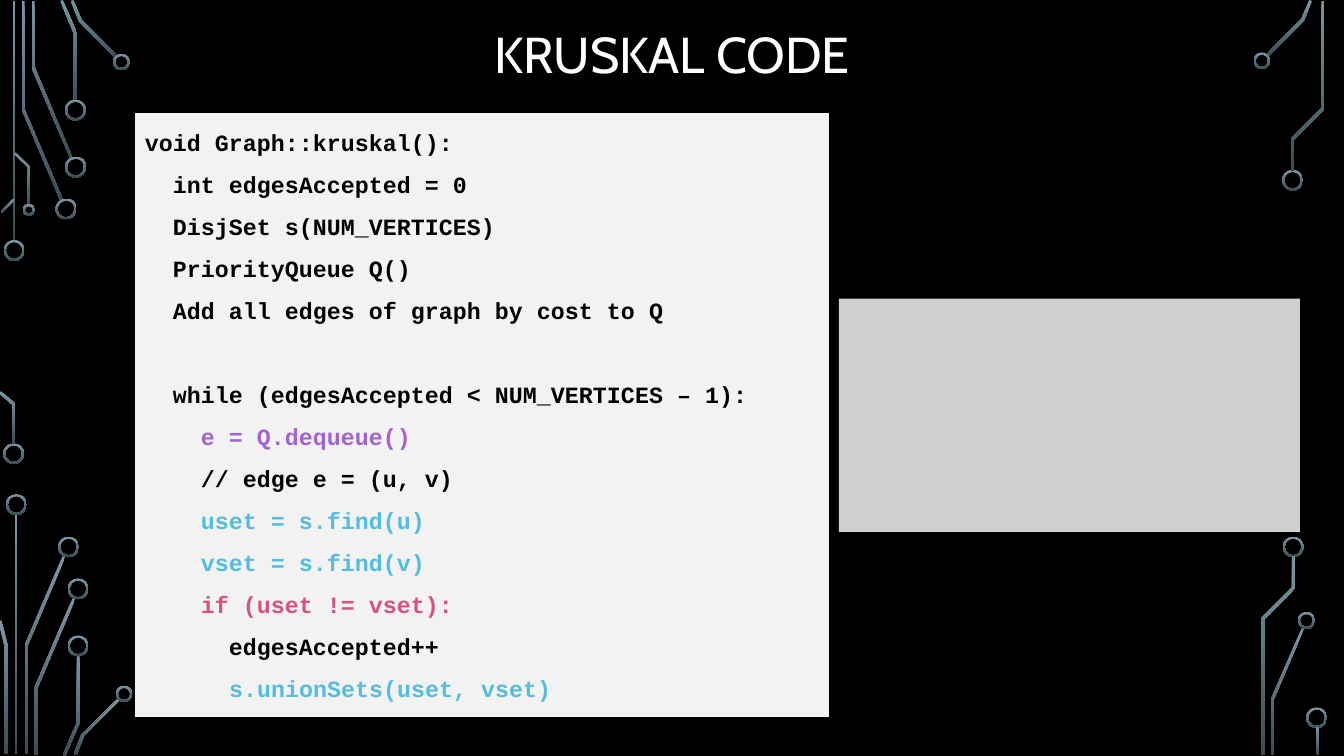
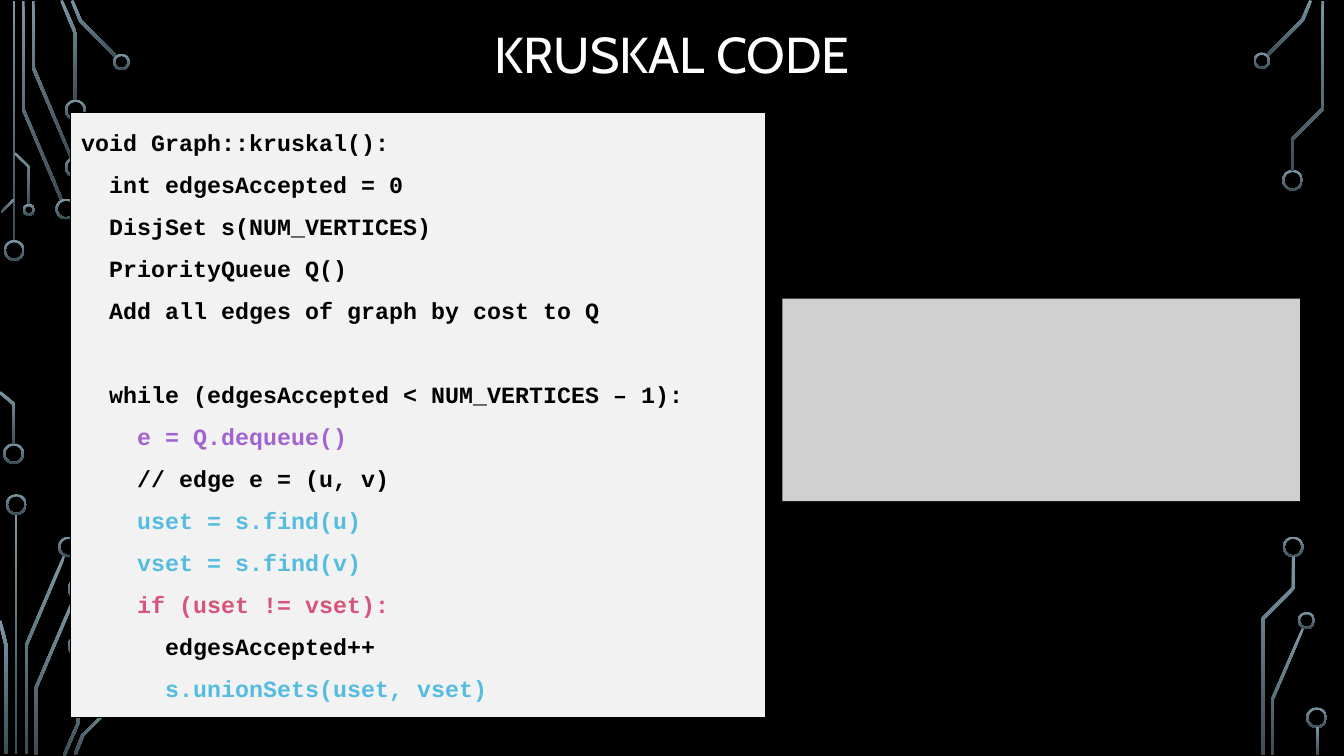
Before and after one commit to markfloryan/dsa2, a slide deck: slide 10 of slides/02-3-Kruskals.pptx. Drawn at 1344x756 pixels with LibreOffice and Linux fonts; fonts in the diff are those of the drawing; grey boxes stand for pictures; background and template pictures are left out. Boxes give left, top, right and bottom in pixels: in the first picture for what was removed or moved away, otherwise in the second. Text is boxed around its words. In the diff, an @@ line names an element or a change of style, - is before the commit and + after.

```diff
--- a/slides/02-3-Kruskals.pptx
+++ b/slides/02-3-Kruskals.pptx
@@ text "void Graph::kruskal():": place and size @@
-text "void Graph::kruskal():" at (135,113,830,718)
+text "void Graph::kruskal():" at (71,113,765,718)
@@ picture: place and size @@
-picture at (839,298,1300,531)
+picture at (782,298,1300,501)
@@ freeform shape removed at (116,686,133,702) @@
```
Also in this commit, not shown: 1 other slide changed, 8 other files.
